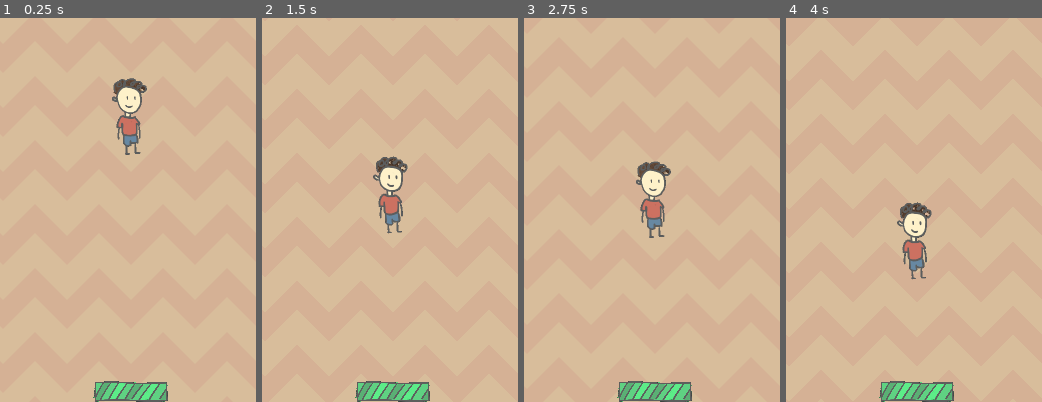
Above: before the commit, frames 1-4 (left to right).
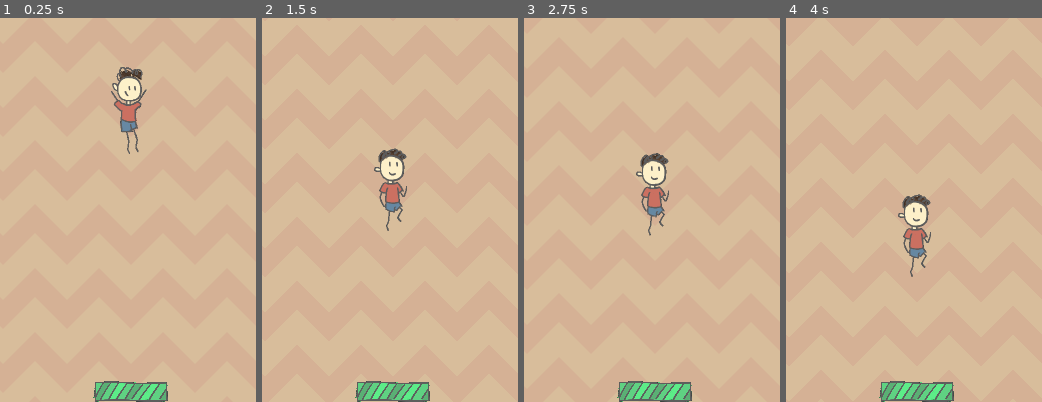
Above: after the commit, the same moments.

Repository: 5u4/noah-the-lifesaver-doodle-jump
Game: Godot game, scene res://Scenes/World.tscn
Two runs of this game, one before a commit and one after it. Both use one fixed random seed, a clock stepped at 60 frames per second and the inputs below.
Inputs:
- Up to frame 1 (0.25 s): no input
- Up to frame 2 (1.5 s): no input
- Up to frame 3 (2.75 s): no input
- Up to frame 4 (4 s): no input
The pictures show only the part of the screen within x 24-74%, y 35-85%; the shares and areas given below are measured in that part.

The runs differ from the first frame. In frame 1, 1.7% of the frame differs, in the area x 43-58%, y 12-36%; in frame 2, 1.7%, in the area x 43-58%, y 33-57%; in frame 3, 1.7%; in frame 4, 1.6%.

Commit message:
Add player animation

Diff:
--- a/Instances/Player.tscn
+++ b/Instances/Player.tscn
@@ -15,10 +15,27 @@
 
 
 func _physics_process(delta):
+	var linear_velocity = get_linear_velocity()
+
 	if Input.is_action_pressed(\"ui_left\"):
-		set_linear_velocity(Vector2(-HORIZONTAL_SPEED, get_linear_velocity().y))
+		set_linear_velocity(Vector2(-HORIZONTAL_SPEED, linear_velocity.y))
 	elif Input.is_action_pressed(\"ui_right\"):
-		set_linear_velocity(Vector2(HORIZONTAL_SPEED, get_linear_velocity().y))
+		set_linear_velocity(Vector2(HORIZONTAL_SPEED, linear_velocity.y))
+
+	if linear_velocity.y < 0:
+		$AnimatedSprite.play(\"jump\")
+	else:
+		$AnimatedSprite.play(\"fall\")
+
+	var facing = 0
+
+	if linear_velocity.x > 0:
+		facing = 0.5
+	elif linear_velocity.x < 0:
+		facing = -0.5
+
+	if facing != 0:
+		$AnimatedSprite.scale.x = facing
 
 
 func _on_Area2D_body_entered(body):
@@ -33,14 +50,14 @@
 "name": "idle",
 "speed": 5.0
 }, {
+"frames": [ ExtResource( 6 ) ],
+"loop": true,
+"name": "fall",
+"speed": 5.0
+}, {
 "frames": [ ExtResource( 1 ) ],
 "loop": true,
 "name": "jump",
-"speed": 5.0
-}, {
-"frames": [ ExtResource( 6 ) ],
-"loop": true,
-"name": "land",
 "speed": 5.0
 } ]
 
@@ -56,7 +73,7 @@
 scale = Vector2( 0.5, 0.5 )
 frames = SubResource( 1 )
 animation = "idle"
-frame = 3
+frame = 2
 playing = true
 
 [node name="Area2D" type="Area2D" parent="."]
